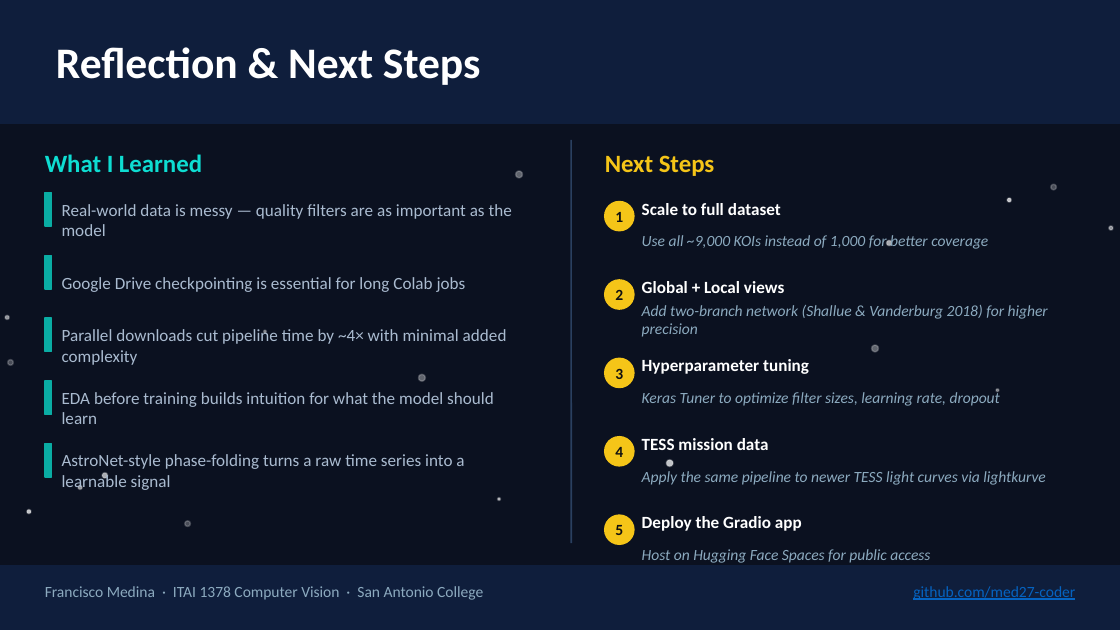
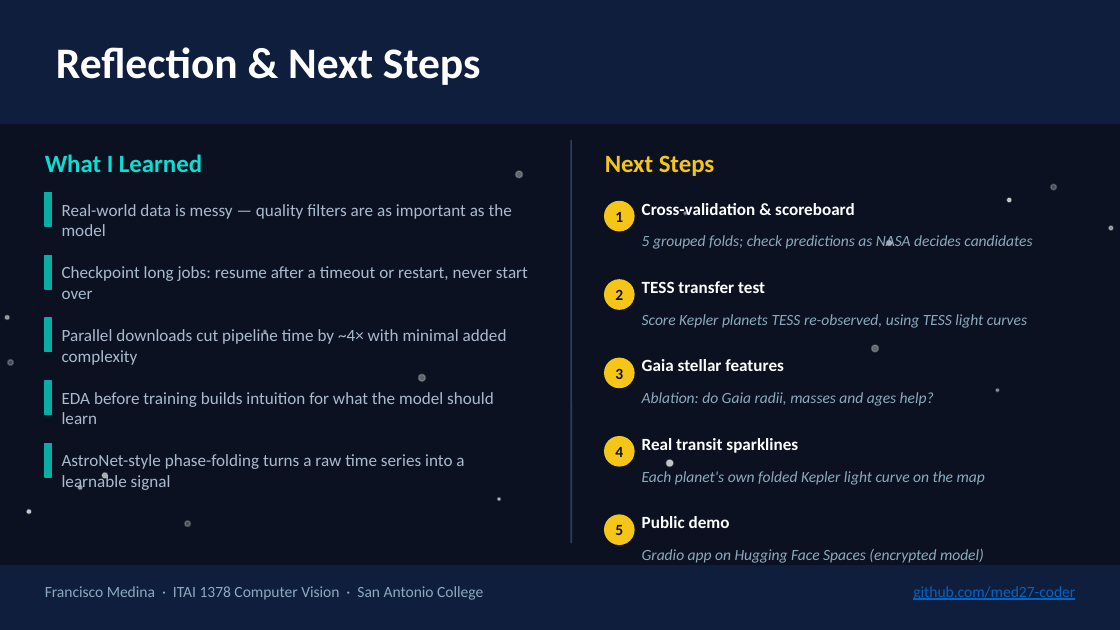
Before and after one commit to med27-coder/cv-project-kepler-exoplanet-detection-inventory, a slide deck: slide 12 of docs/Exoplanet_CV_Portfolio_FM.pptx (slide 8 before the commit). Drawn at 1120x630 pixels with LibreOffice and Linux fonts; fonts in the diff are those of the drawing. Boxes give left, top, right and bottom in pixels: in the first picture for what was removed or moved away, otherwise in the second. Text is boxed around its words. In the diff, an @@ line names an element or a change of style, - is before the commit and + after.

```diff
--- a/docs/Exoplanet_CV_Portfolio_FM.pptx
+++ b/docs/Exoplanet_CV_Portfolio_FM.pptx
@@ text at <box>642,203,855,215</box>: text changed @@
-Scale to full dataset
+Cross-validation & scoreboard
@@ text at <box>642,235,1032,249</box>: text changed @@
-Use all ~9,000 KOIs instead of 1,000 for better coverage
+5 grouped folds; check predictions as NASA decides candidates
@@ text at <box>62,266,528,299</box>: text changed @@
-Google Drive checkpointing is essential for long Colab jobs
+Checkpoint long jobs: resume after a timeout or restart, never start over
@@ text at <box>642,281,765,293</box>: text changed @@
-Global + Local views
+TESS transfer test
@@ text at <box>642,314,1027,328</box>: text changed @@
-Add two-branch network (Shallue & Vanderburg 2018) for higher precision
+Score Kepler planets TESS re-observed, using TESS light curves
@@ text at <box>642,359,784,371</box>: text changed @@
-Hyperparameter tuning
+Gaia stellar features
@@ text at <box>642,392,934,406</box>: text changed @@
-Keras Tuner to optimize filter sizes, learning rate, dropout
+Ablation: do Gaia radii, masses and ages help?
@@ text at <box>642,438,798,453</box>: text changed @@
-TESS mission data
+Real transit sparklines
@@ text at <box>642,471,985,485</box>: text changed @@
-Apply the same pipeline to newer TESS light curves via lightkurve
+Each planet's own folded Kepler light curve on the map
@@ text at <box>642,516,730,528</box>: text changed @@
-Deploy the Gradio app
+Public demo
@@ text at <box>642,549,984,563</box>: text changed @@
-Host on Hugging Face Spaces for public access
+Gradio app on Hugging Face Spaces (encrypted model)
```
Also in this commit, not shown: 3 other slides changed, 4 slides added, 40 other files.
